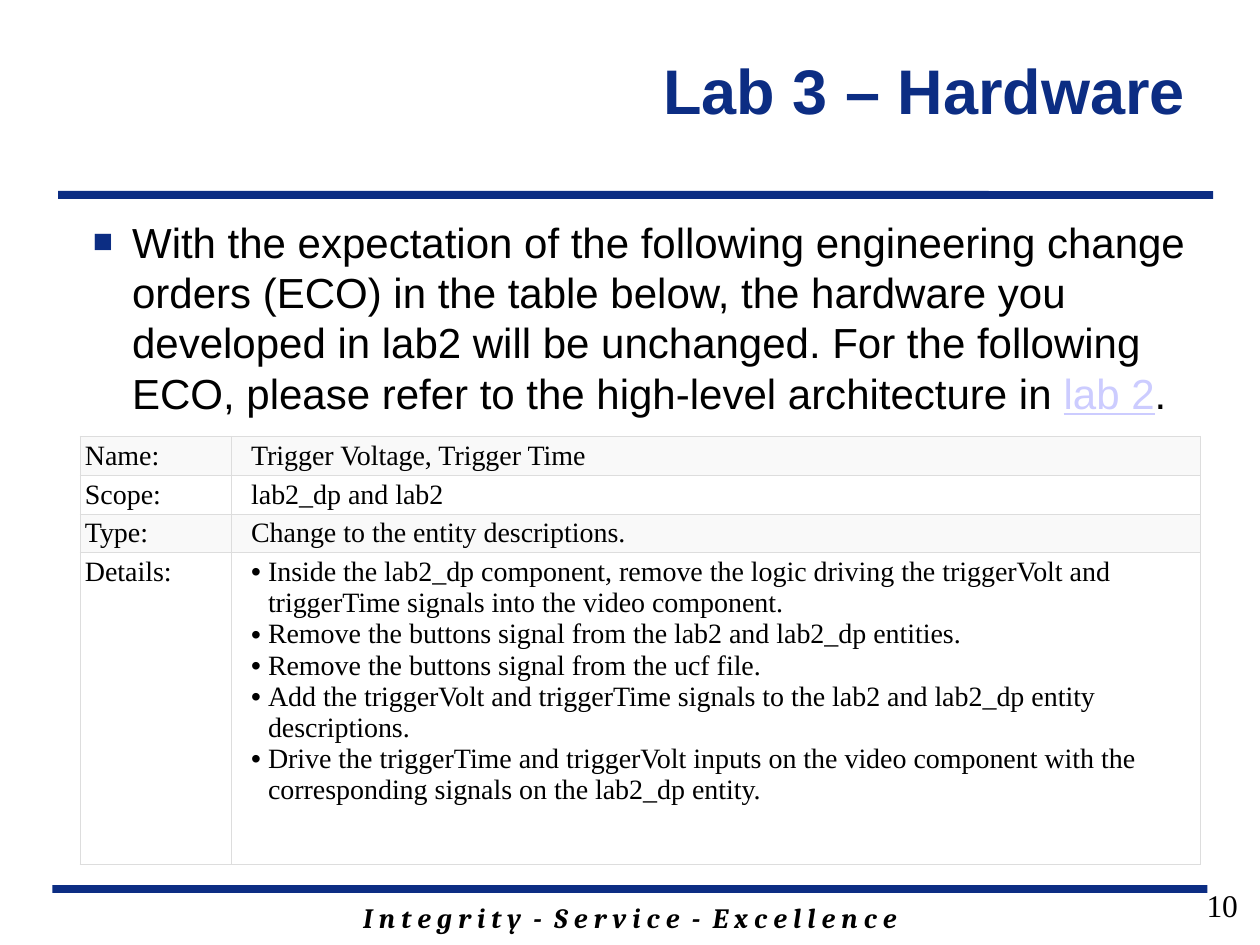
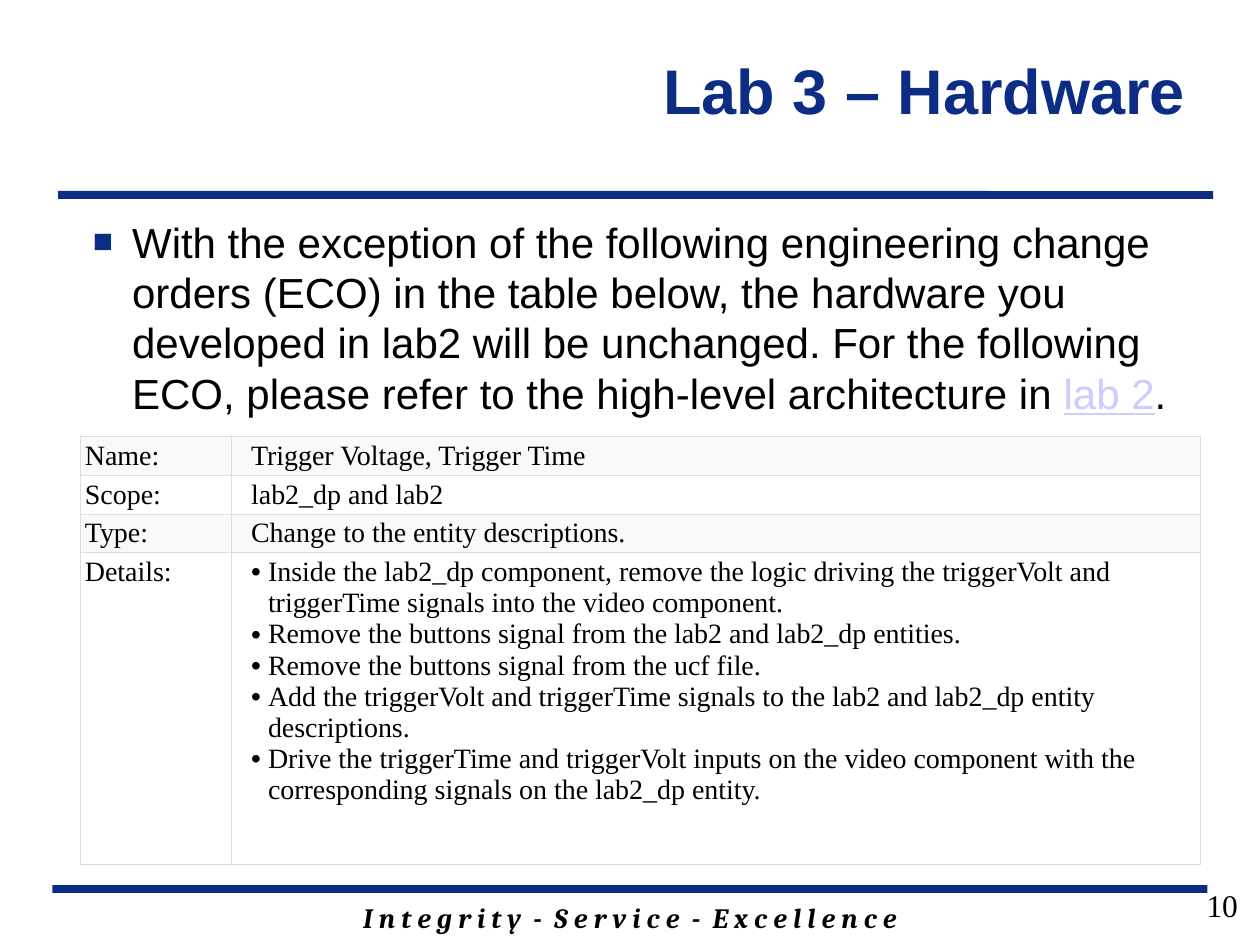
Before and after one commit to jfalkinburg/ECE383_web, a slide deck: slide 10 of lab/lab3/ECE_383_Lab3.pptx. Drawn at 1260x945 pixels with LibreOffice and Linux fonts; fonts in the diff are those of the drawing; background and template pictures are left out. Boxes give left, top, right and bottom in pixels: in the first picture for what was removed or moved away, otherwise in the second. Text is boxed around its words. In the diff, an @@ line names an element or a change of style, - is before the commit and + after.

```diff
--- a/lab/lab3/ECE_383_Lab3.pptx
+++ b/lab/lab3/ECE_383_Lab3.pptx
@@ text at (x1=132, y1=227, x2=1166, y2=417): text changed @@
-■ With the expectation of the following engineering change orders (ECO) in the table below, the hardware you developed in lab2 will be unchanged. For the following ECO, please refer to the high-level architecture in lab 2.
+■ With the exception of the following engineering change orders (ECO) in the table below, the hardware you developed in lab2 will be unchanged. For the following ECO, please refer to the high-level architecture in lab 2.
```
Also in this commit, not shown: 1 other slide changed, 2 slides removed.
